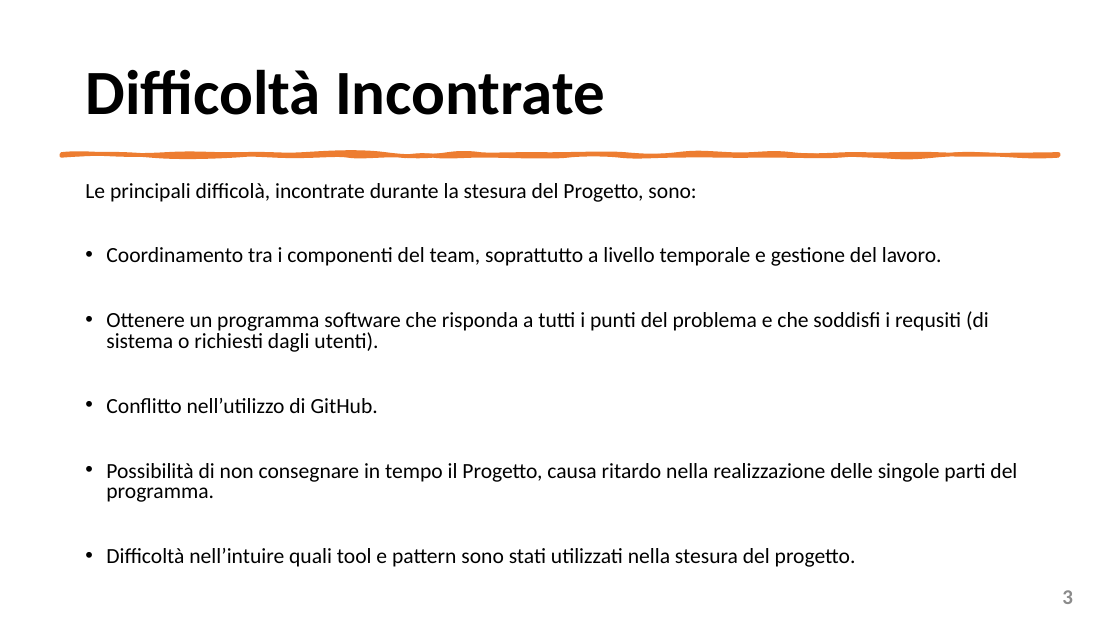
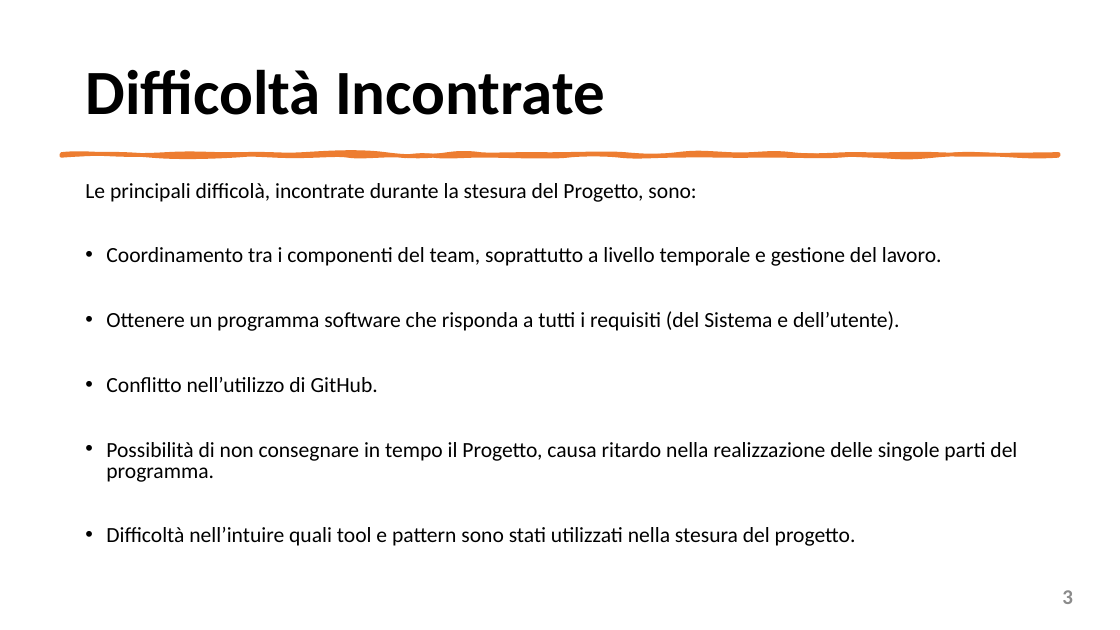
Before and after one commit to mangilimatteo/Progetto_Ingegneria_Software_Cattaneo_Mangili_Saini, a slide deck: slide 3 of Presentazione/Presentazione_Progetto.pptx. Drawn at 1120x630 pixels with LibreOffice and Linux fonts; fonts in the diff are those of the drawing. Boxes give left, top, right and bottom in pixels: in the first picture for what was removed or moved away, otherwise in the second. Text is boxed around its words. In the diff, an @@ line names an element or a change of style, - is before the commit and + after.

```diff
--- a/Presentazione/Presentazione_Progetto.pptx
+++ b/Presentazione/Presentazione_Progetto.pptx
@@ text at (106,311,900,331): text changed @@
-• Ottenere un programma software che risponda a tutti i punti del problema e che soddisfi i requsiti (di sistema o richiesti dagli utenti).
+• Ottenere un programma software che risponda a tutti i requisiti (del Sistema e dell’utente).
```
Also in this commit, not shown: 5 other slides changed.
